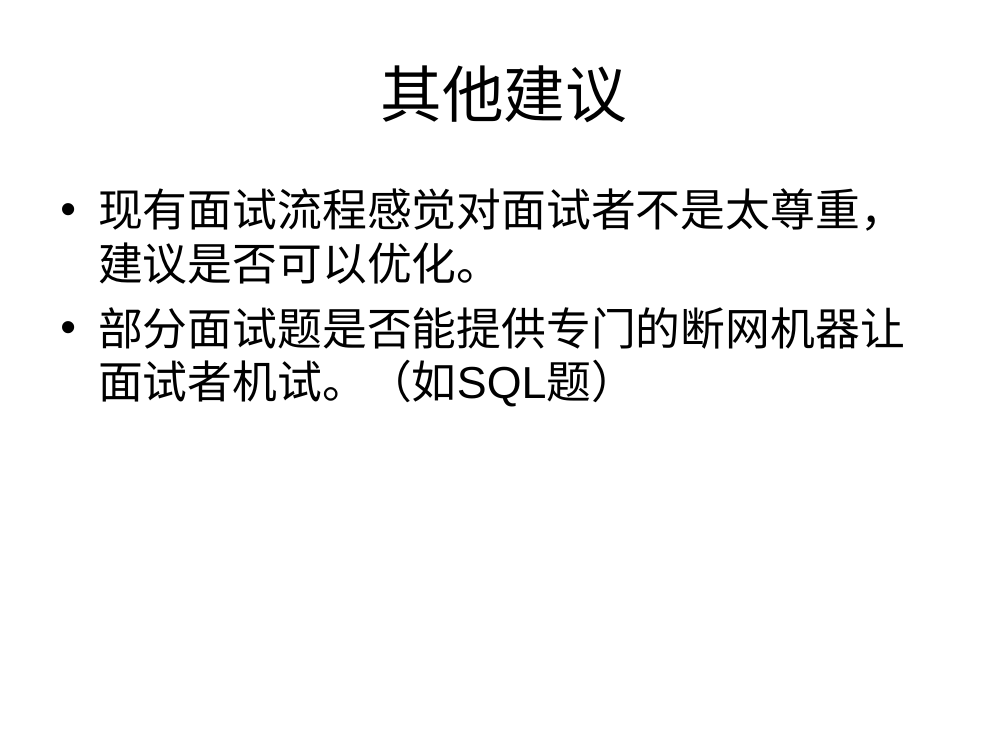
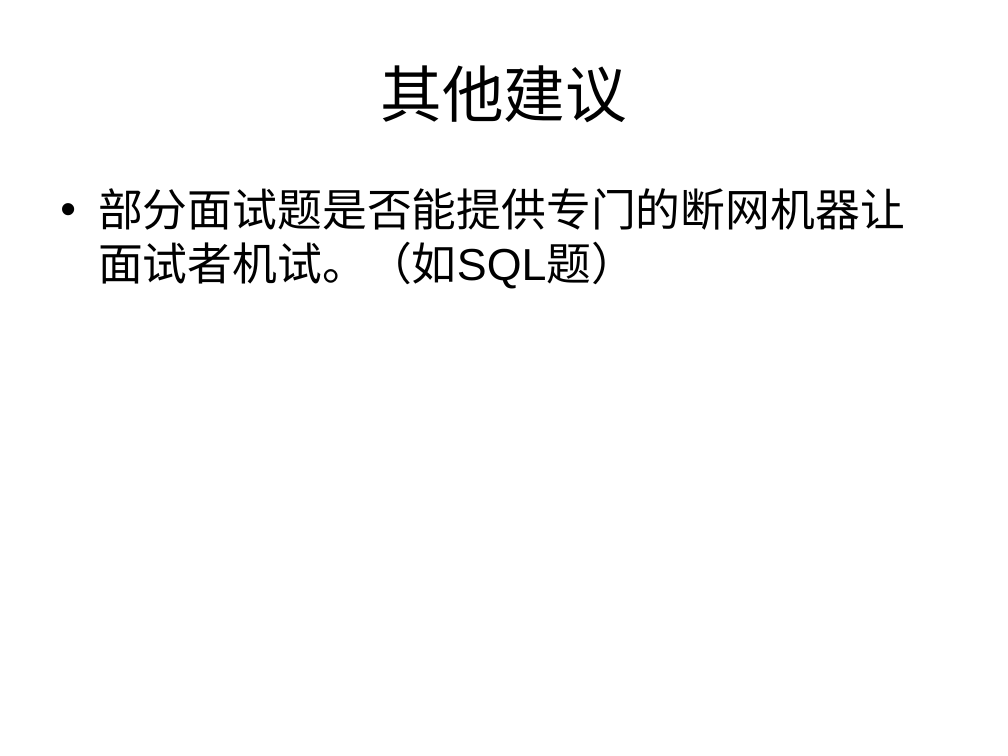
Before and after one commit to Ravivishnubhotla/basewebframework, a slide deck: slide 4 of 工作文档/人才筛选/面试/笔试题管理.ppt. Drawn at 1008x756 pixels with LibreOffice and Linux fonts; fonts in the diff are those of the drawing. Boxes give left, top, right and bottom in pixels: in the first picture for what was removed or moved away, otherwise in the second. Text is boxed around its words. In the diff, an @@ line names an element or a change of style, - is before the commit and + after.

```diff
--- a/工作文档/人才筛选/面试/笔试题管理.ppt
+++ b/工作文档/人才筛选/面试/笔试题管理.ppt
@@ text at bbox=[98, 188, 905, 284]: paragraph removed @@
-• 现有面试流程感觉对面试者不是太尊重，建议是否可以优化。
```
Also in this commit, not shown: 2 other slides changed, 2 other files.
